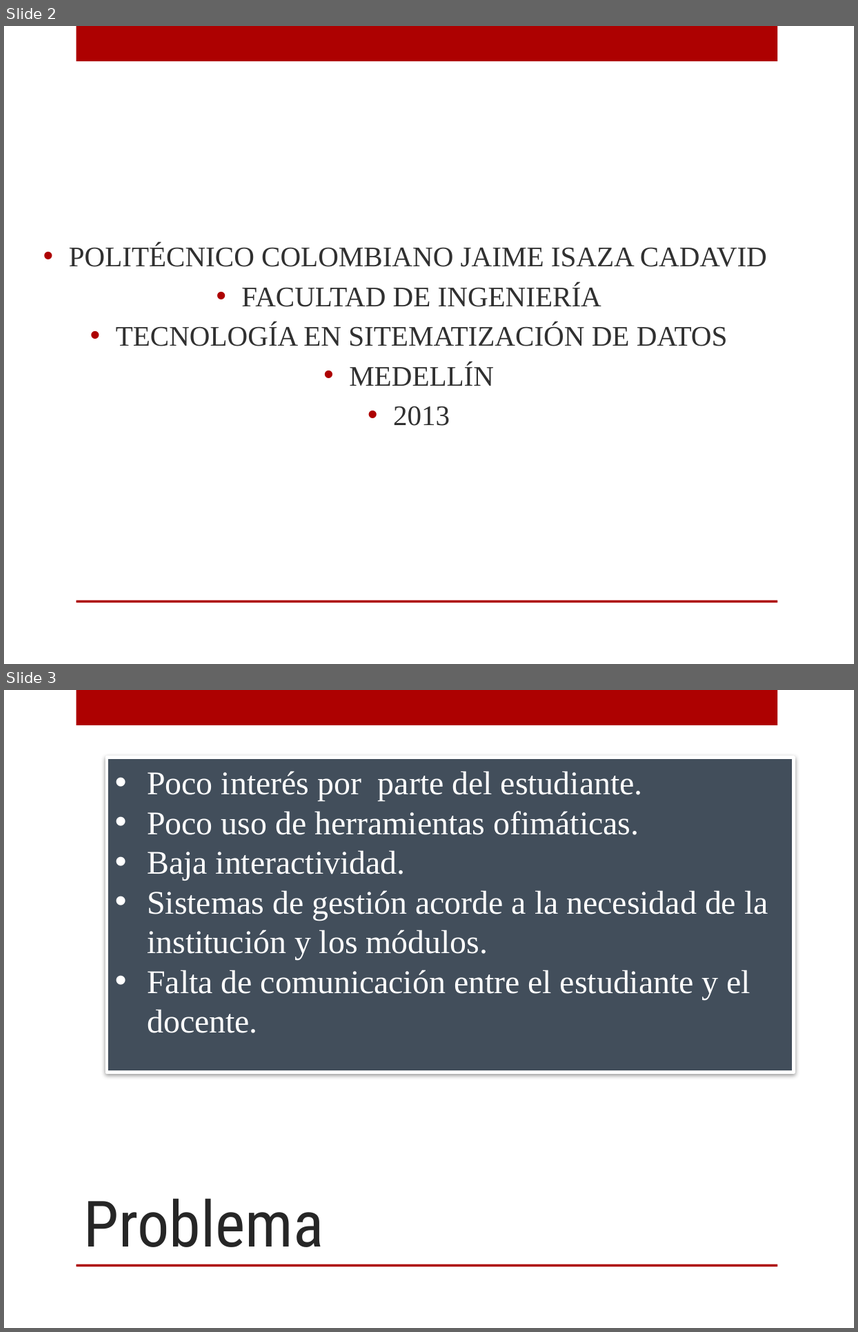
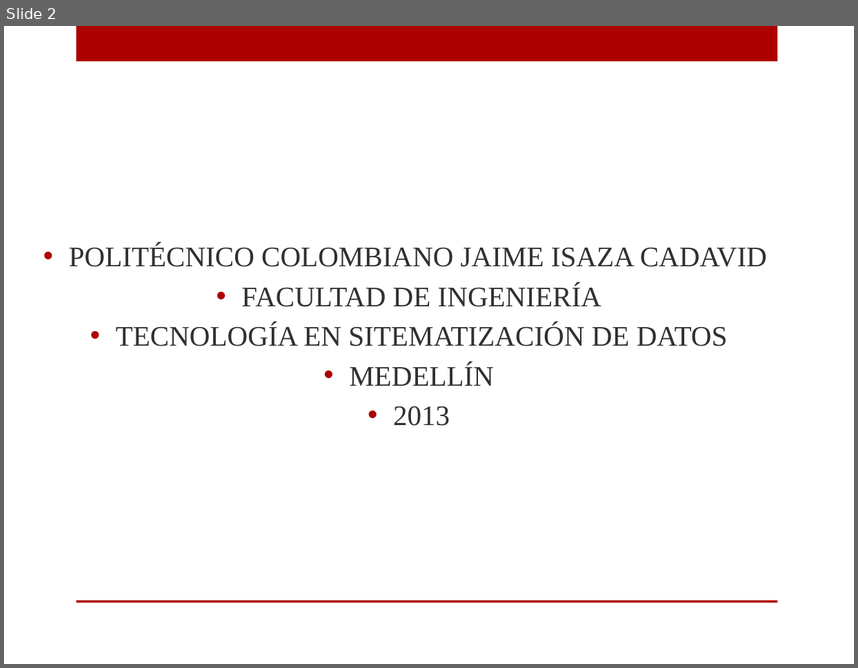
Before and after one commit to OscarMesa/MathForDummies, a slide deck: archivos/documentacion/Presentacion/Presentacion.pptx. Shown one above the other, each under a label of ours: slides 2 and 3 before the commit, slide 2 after it. The pictures are 858x1332 and 858x668 pixels, drawn with LibreOffice and Linux fonts; fonts in the diff are those of the drawing; background and template pictures are left out. Boxes give left, top, right and bottom in pixels: in the first picture for what was removed or moved away, otherwise in the second. Text is boxed around its words. In the diff, an @@ line names an element or a change of style, - is before the commit and + after.

```diff
--- a/archivos/documentacion/Presentacion/Presentacion.pptx
+++ b/archivos/documentacion/Presentacion/Presentacion.pptx
@@ slide 3 removed at box(4, 690, 854, 1328), background picture (left out); not listed: 2 template elements that a slide beside it also shows @@
@@ rectangle removed at box(107, 757, 794, 1072) @@
-• Poco interés por parte del estudiante.
-• Poco uso de herramientas ofimáticas.
-• Baja interactividad.
-• Sistemas de gestión acorde a la necesidad de la institución y los módulos.
-• Falta de comunicación entre el estudiante y el docente.
@@ title removed at box(83, 1198, 323, 1247) @@
-Problema
```
Also in this commit, not shown: 4 slides changed, 2 slides added, 1 other slide removed.
